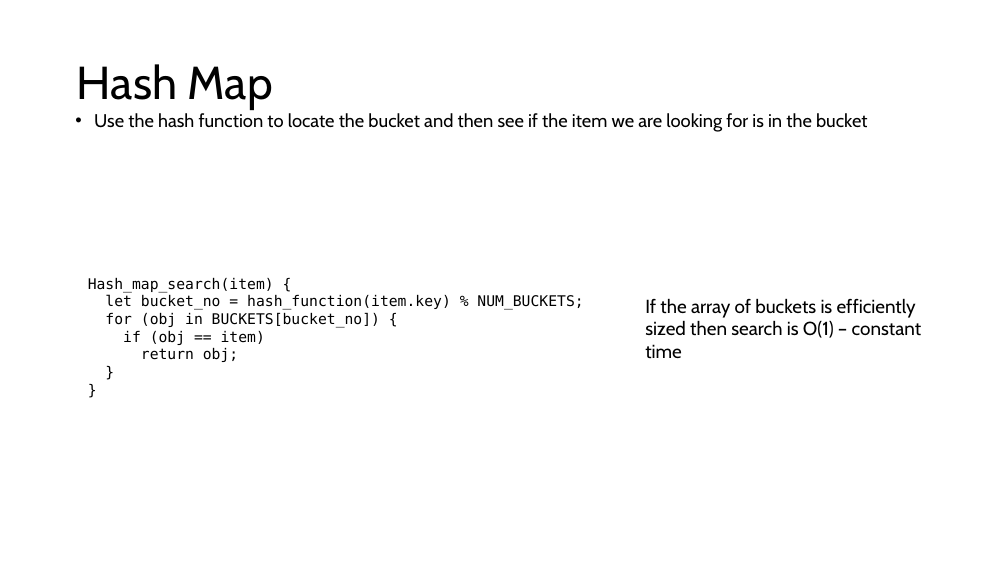
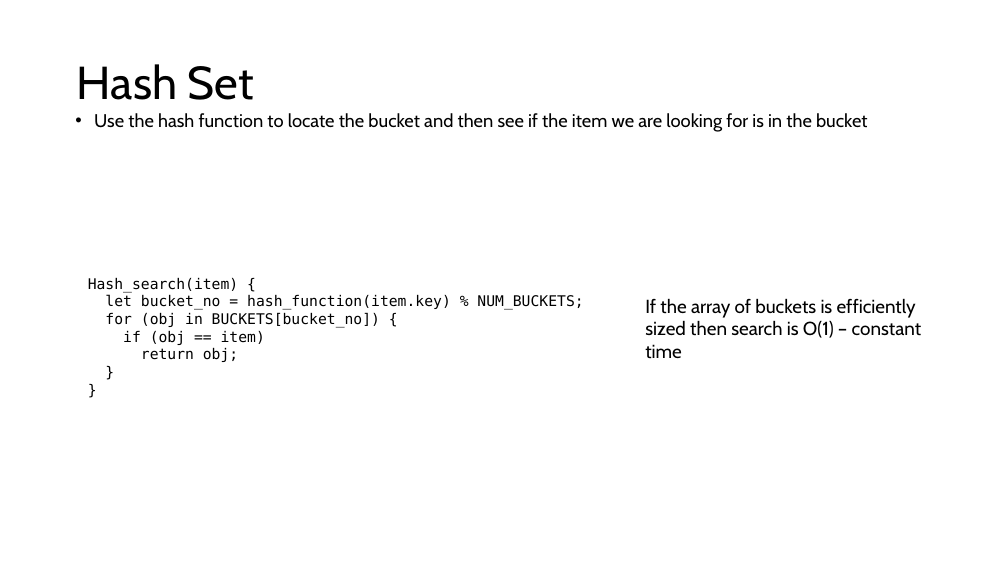
Before and after one commit to wai-t/CompSci, a slide deck: slide 33 of ComputerScience/Data_structures/Data Structures.pptx (slide 32 before the commit). Drawn at 1008x567 pixels with LibreOffice and Linux fonts; fonts in the diff are those of the drawing. Boxes give left, top, right and bottom in pixels: in the first picture for what was removed or moved away, otherwise in the second. Text is boxed around its words. In the diff, an @@ line names an element or a change of style, - is before the commit and + after.

```diff
--- a/ComputerScience/Data_structures/Data Structures.pptx
+++ b/ComputerScience/Data_structures/Data Structures.pptx
@@ title at [77,64,254,100]: text changed @@
-Hash Map
+Hash Set
@@ text at [88,277,239,293]: text changed @@
-Hash_map_search(item) {
+Hash_search(item) {
```
Also in this commit, not shown: 5 other slides changed, 1 slide added.
